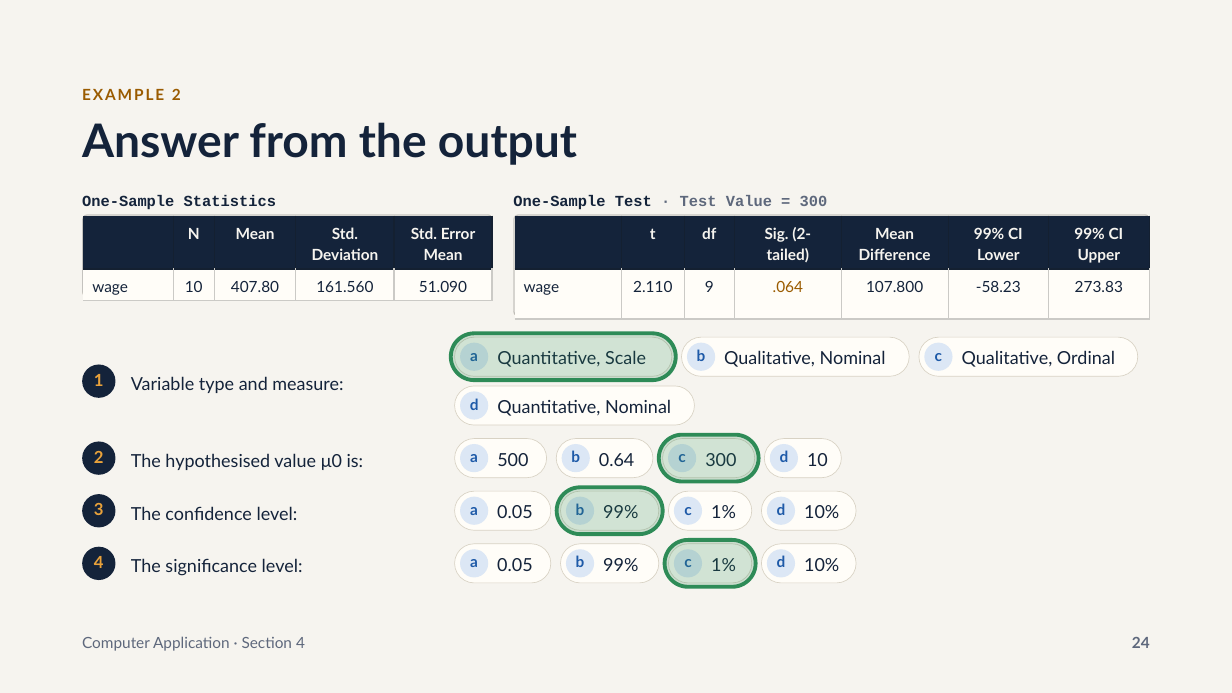
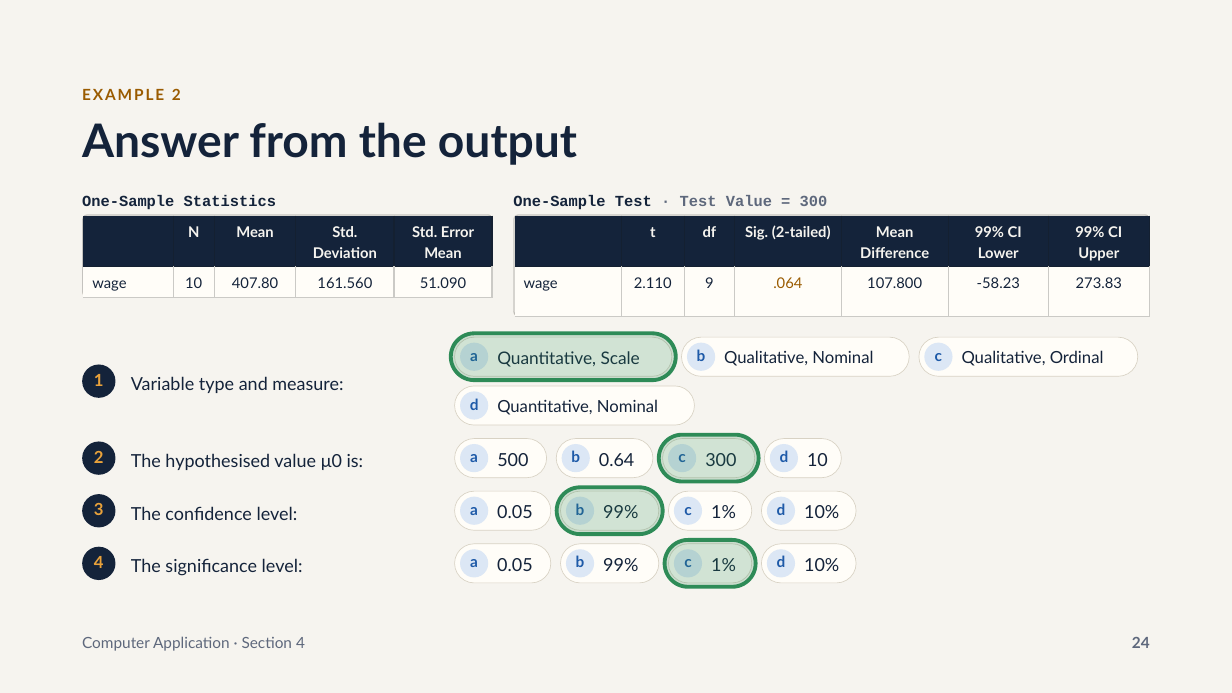
Before and after one commit to moali30/computer-application-2026-2027, a slide deck: slide 24 of Section 4 - files/Section 4 — Hypothesis tests for the mean (English).pptx. Drawn at 1232x693 pixels with LibreOffice and Linux fonts; fonts in the diff are those of the drawing. Boxes give left, top, right and bottom in pixels: in the first picture for what was removed or moved away, otherwise in the second. Text is boxed around its words. In the diff, an @@ line names an element or a change of style, - is before the commit and + after.

```diff
--- a/Section 4 - files/Section 4 — Hypothesis tests for the mean (English).pptx
+++ b/Section 4 - files/Section 4 — Hypothesis tests for the mean (English).pptx
@@ table at bbox=[83, 215, 491, 297] @@
@@ size 12 to 11.5 pt @@
@@ line spacing 16.8pt to 15.8pt @@
@@ table at bbox=[515, 215, 1151, 315] @@
@@ size 12 to 11.5 pt @@
@@ line spacing 16.8pt to 15.8pt @@
@@ text "Quantitative, Scale" at bbox=[497, 351, 640, 367]: size 14 to 13.5 pt; line spacing 18.2pt to 17.6pt @@
@@ size 14 to 13 pt; line spacing 18.2pt to 17.1pt in 3 elements at bbox=[724, 350, 873, 366], bbox=[962, 350, 1104, 366], bbox=[497, 399, 658, 415] @@
```
Also in this commit, not shown: 7 other slides changed, 5 other files.
